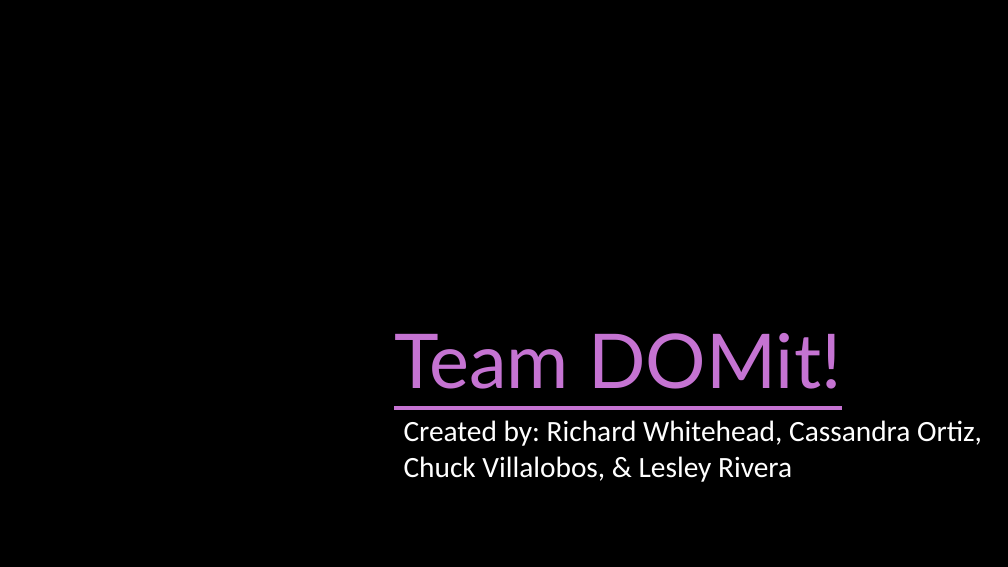
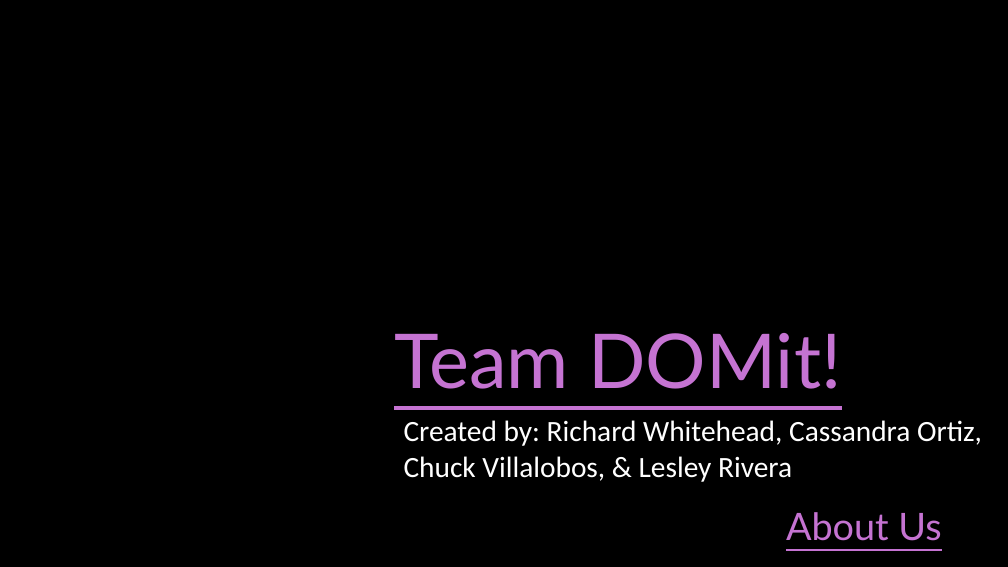
Before and after one commit to Team-Believe/weekly-planner, a slide deck: slide 1 of Presentation.pptx. Drawn at 1008x567 pixels with LibreOffice and Linux fonts; fonts in the diff are those of the drawing; background and template pictures are left out. Boxes give left, top, right and bottom in pixels: in the first picture for what was removed or moved away, otherwise in the second. Text is boxed around its words. In the diff, an @@ line names an element or a change of style, - is before the commit and + after.

```diff
--- a/Presentation.pptx
+++ b/Presentation.pptx
@@ text added at (786, 512, 941, 541), 36 pt, text #C573D2, underline @@
+About Us
```
Also in this commit, not shown: 3 other slides changed, 2 slides added.
